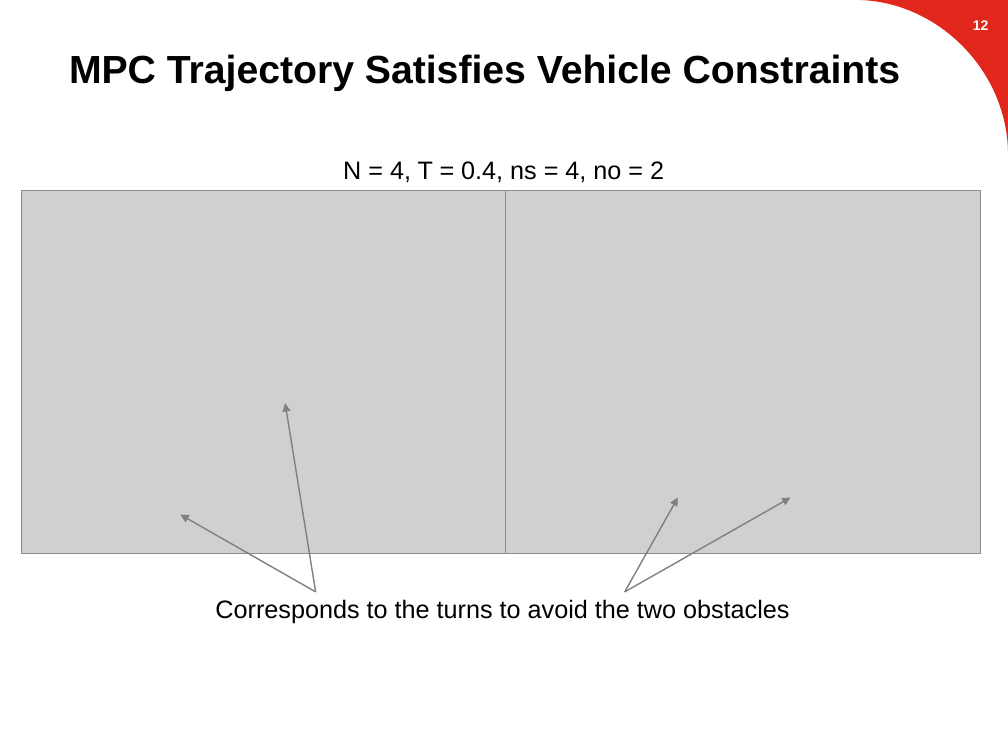
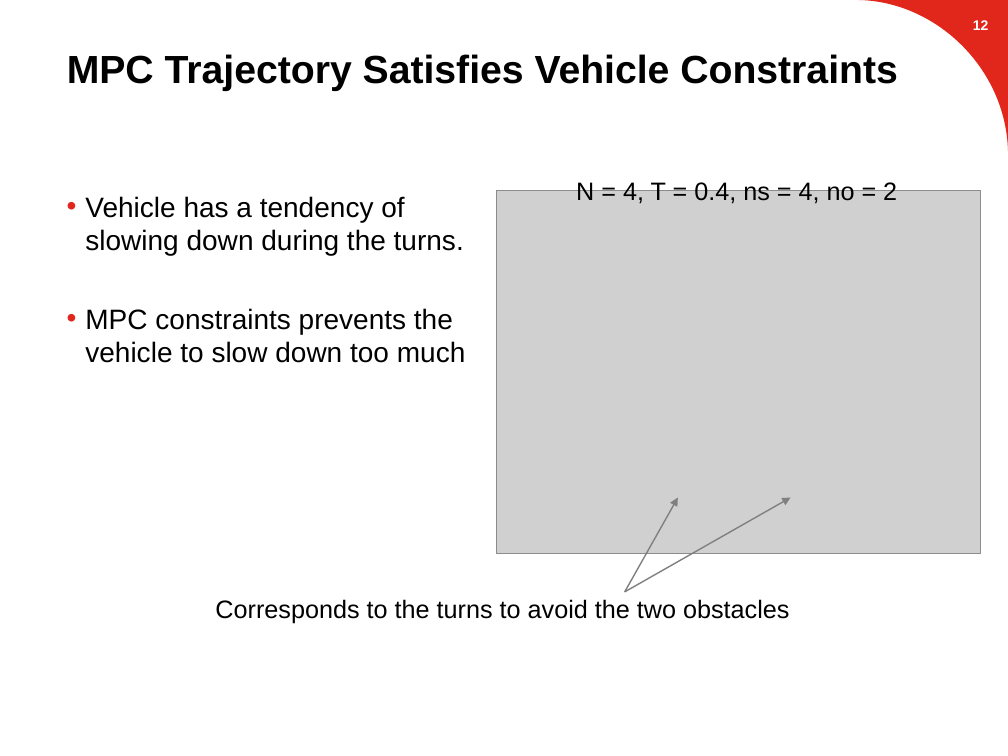
Before and after one commit to suvoganguli/GIG-MPC-Laplacian, a slide deck: slide 13 of 2D Results (03-19-2018).pptx. Drawn at 1008x756 pixels with LibreOffice and Linux fonts; fonts in the diff are those of the drawing; grey boxes stand for pictures; background and template pictures are left out. Boxes give left, top, right and bottom in pixels: in the first picture for what was removed or moved away, otherwise in the second. Text is boxed around its words. In the diff, an @@ line names an element or a change of style, - is before the commit and + after.

```diff
--- a/2D Results (03-19-2018).pptx
+++ b/2D Results (03-19-2018).pptx
@@ text "N = 4, T = ...": place and size @@
-text "N = 4, T = ..." at [343, 161, 664, 183]
+text "N = 4, T = ..." at [576, 179, 897, 204]
@@ picture removed at [22, 191, 506, 553] @@
@@ text added at [85, 196, 466, 363], 20 pt, text #000000 @@
+• Vehicle has a tendency of slowing down during the turns.
+• MPC constraints prevents the vehicle to slow down too much
@@ arrow removed from (316, 592) to (285, 403) @@
@@ arrow removed from (316, 592) to (180, 515) @@
```
Also in this commit, not shown: 6 other slides changed, 6 slides removed, 1 other file.
